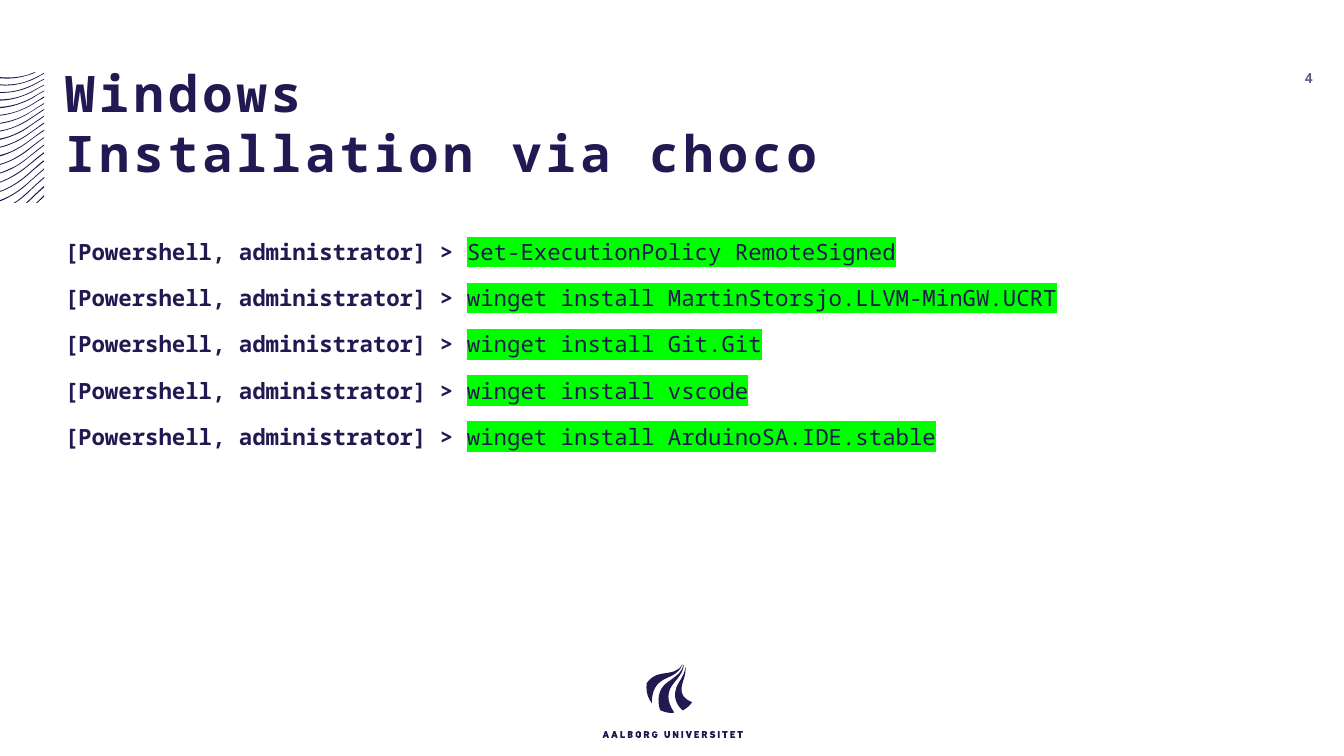
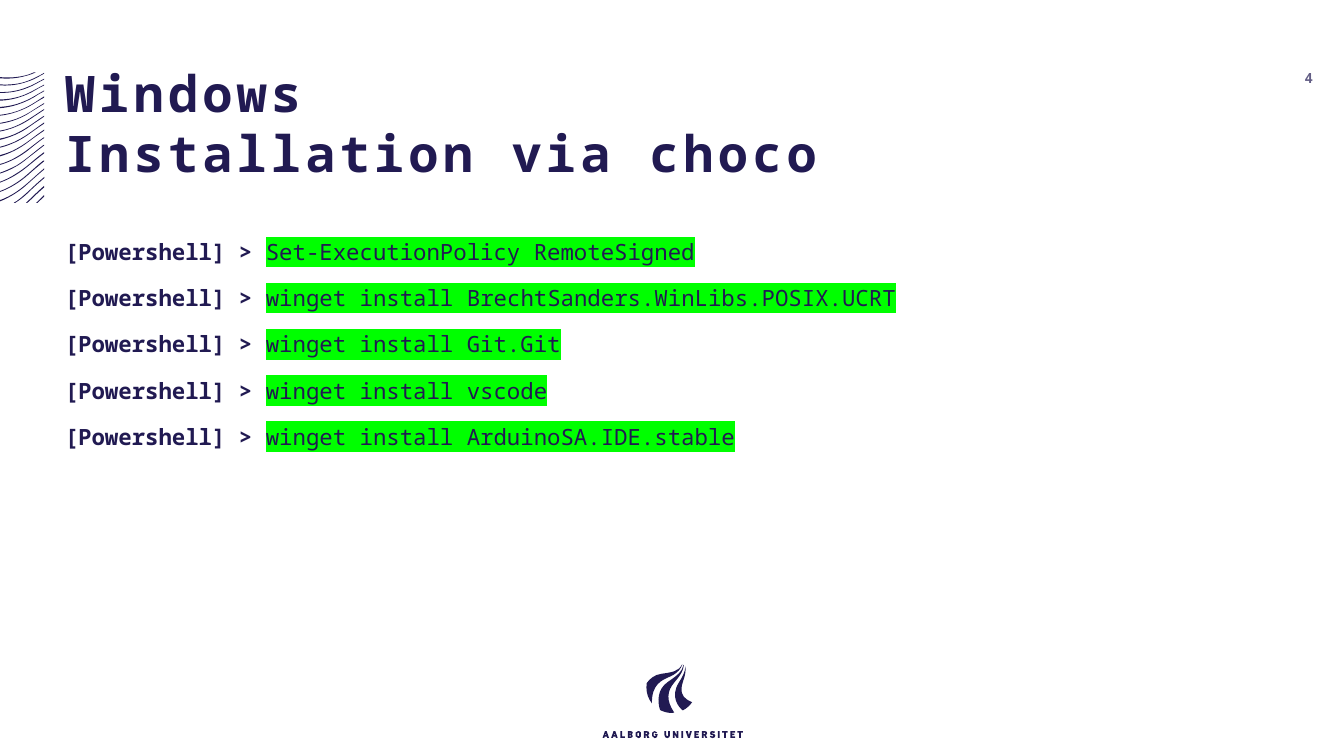
Before and after one commit to AAU-ST1-Programming/setup, a slide deck: slide 4 of Setup Windows.pptx. Drawn at 1344x756 pixels with LibreOffice and Linux fonts; fonts in the diff are those of the drawing. Boxes give left, top, right and bottom in pixels: in the first picture for what was removed or moved away, otherwise in the second. Text is boxed around its words. In the diff, an @@ line names an element or a change of style, - is before the commit and + after.

Commit message:
Updated installation gude, sa GDB was not in it before

```diff
--- a/Setup Windows.pptx
+++ b/Setup Windows.pptx
@@ text at bbox=[65, 243, 896, 450]: text changed @@
-[Powershell, administrator] > Set-ExecutionPolicy RemoteSigned
-[Powershell, administrator] > winget install MartinStorsjo.LLVM-MinGW.UCRT
-[Powershell, administrator] > winget install Git.Git
-[Powershell, administrator] > winget install vscode
-[Powershell, administrator] > winget install ArduinoSA.IDE.stable
+[Powershell] > Set-ExecutionPolicy RemoteSigned
+[Powershell] > winget install BrechtSanders.WinLibs.POSIX.UCRT
+[Powershell] > winget install Git.Git
+[Powershell] > winget install vscode
+[Powershell] > winget install ArduinoSA.IDE.stable
```
Also in this commit, not shown: 1 other slide changed.
